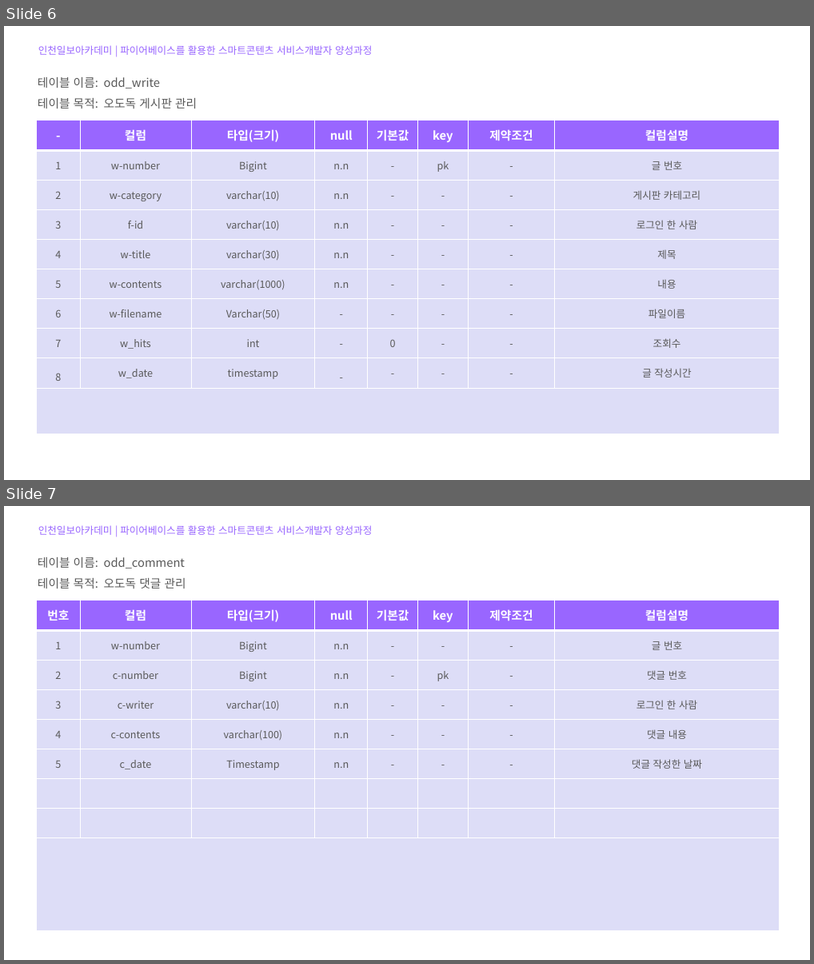
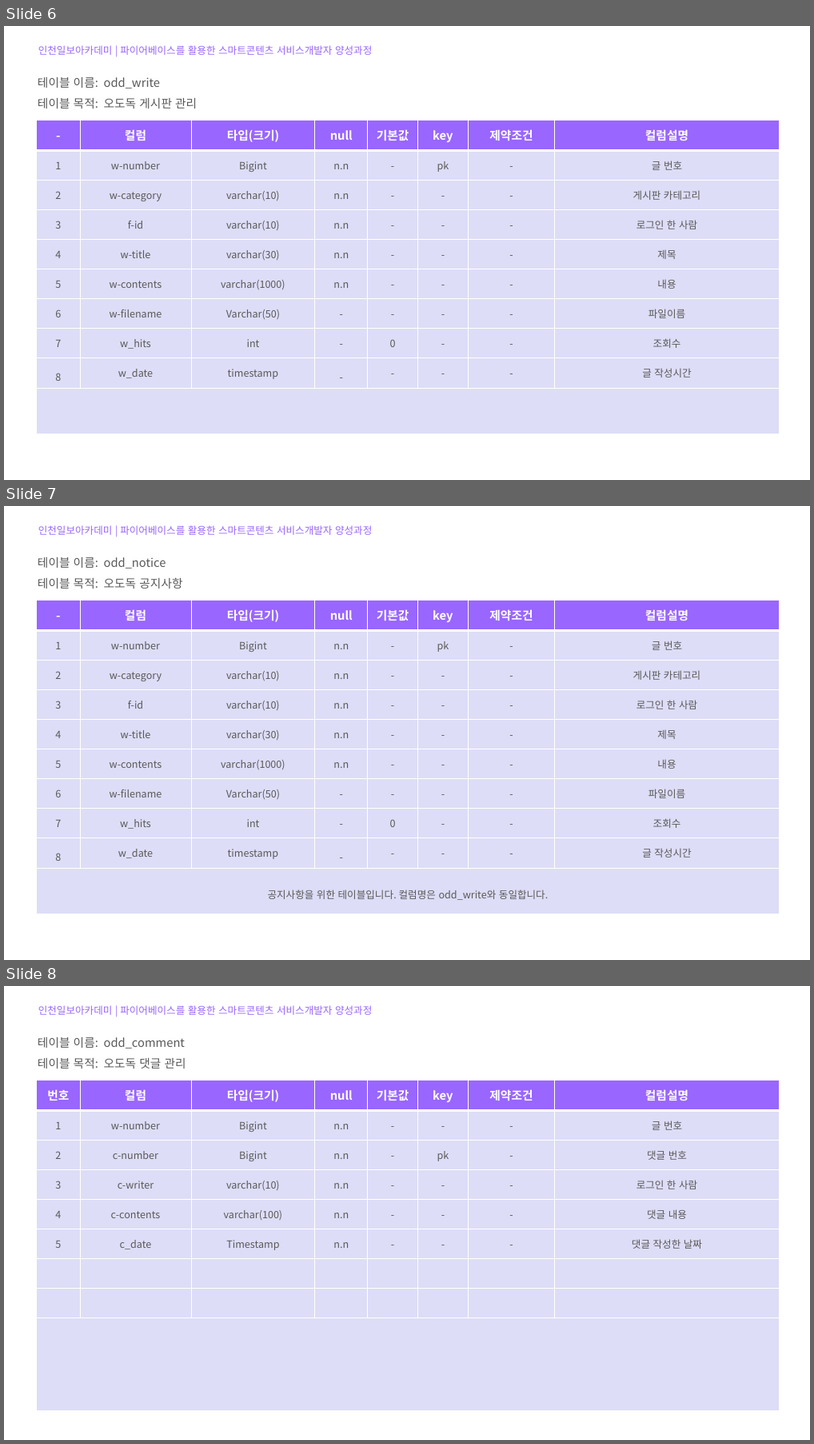
Before and after one commit to zzz1won/Ododok, a slide deck: ododokProject/220103database-description.pptx. Shown one above the other, each under a label of ours: slides 6 and 7 before the commit, slides 6, 7 and 8 after it. The pictures are 814x964 and 814x1444 pixels, drawn with LibreOffice and Linux fonts; fonts in the diff are those of the drawing. Boxes give left, top, right and bottom in pixels: in the first picture for what was removed or moved away, otherwise in the second. Text is boxed around its words. In the diff, an @@ line names an element or a change of style, - is before the commit and + after.

```diff
--- a/ododokProject/220103database-description.pptx
+++ b/ododokProject/220103database-description.pptx
@@ slide 7 added at (x1=4, y1=506, x2=810, y2=960), background #FFFFFF @@
@@ text added at (x1=38, y1=525, x2=372, y2=535), 12 pt, text #9966FF @@
+인천일보아카데미 | 파이어베이스를 활용한 스마트콘텐츠 서비스개발자 양성과정
@@ text added at (x1=38, y1=557, x2=182, y2=588), 14 pt, text #595959 @@
+테이블 이름: odd_notice
+테이블 목적: 오도독 공지사항
@@ table added at (x1=37, y1=600, x2=780, y2=914), 10 rows, 8 columns @@
+- | 컬럼 | 타입(크기) | null | 기본값 | key | 제약조건 | 컬럼설명
+1 | w-number | Bigint | n.n | - | pk | - | 글 번호
+2 | w-category | varchar(10) | n.n | - | - | - | 게시판 카테고리
+3 | f-id | varchar(10) | n.n | - | - | - | 로그인 한 사람
+4 | w-title | varchar(30) | n.n | - | - | - | 제목
+5 | w-contents | varchar(1000) | n.n | - | - | - | 내용
+6 | w-filename | Varchar(50) | - | - | - | - | 파일이름
+7 | w_hits | int | - | 0 | - | - | 조회수
+8 | w_date | timestamp | - | - | - | - | 글 작성시간
+공지사항을 위한 테이블입니다. 컬럼명은 odd_write와 동일합니다. |  |  |  |  |  |  | 
@@ what was slide 7 is now slide 8 @@
```
Also in this commit, not shown: 2 other files.
